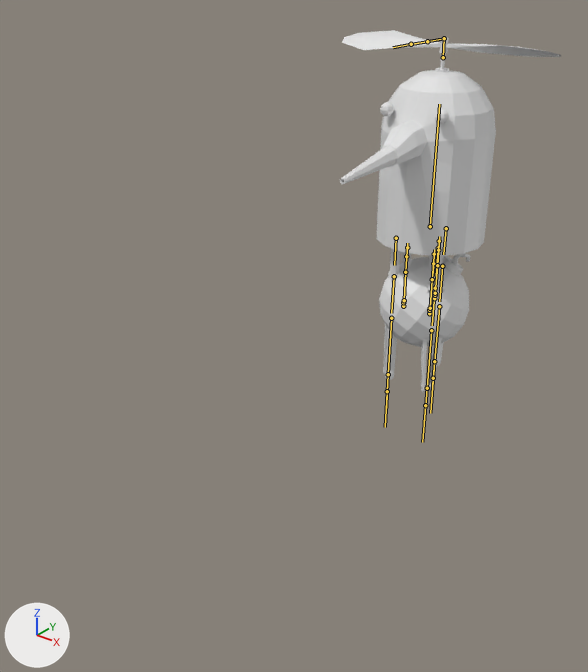
Two versions of the FBX model Assets/Models/Robots/Flying_Bomb_Robot.fbx, one commit apart.
Both versions are drawn from a 50 mm camera at (1.77, -3.23, 2.07) aimed at (0.01, -1.02, 0.7). The axes (+X, +Y, +Z) are drawn at lower left. The lights are the same throughout. The bones that bend it are drawn over the model as lines.
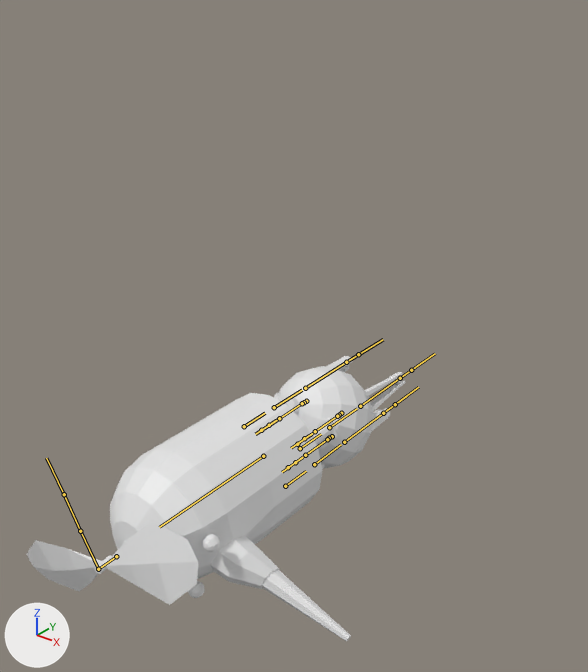
The newer file adds an action. The first version stands in its rest pose; the second is drawn at frame 41 of the action 'dead_fly'.

Boxes [x1, y1, x2, y2] around the edits, measured in the pictures (588 x 672 px):
'Sphere.001', posed (71% wider, 21% shorter): before [340, 30, 561, 392]; after [27, 356, 406, 642]
bone 'Body', root to tip: before (430, 226) to (439, 104); after (263, 456) to (159, 527)
bone 'propeller', root to tip: before (443, 57) to (444, 38); after (116, 556) to (98, 569)
bone 'L_Down_kernel', root to tip: before (429, 313) to (429, 310); after (341, 413) to (339, 414)
bone 'R_Down_kernel', root to tip: before (403, 306) to (403, 303); after (332, 436) to (330, 438)
bone 'B_D_kernel', root to tip: before (434, 298) to (435, 296); after (306, 401) to (304, 402)

The edits, one by one:
Bone 'Body' (bone_body) moves from (0.0, 0.0, 0.0) to (4.8, -2.54, 0.0).
Bone 'Body' (bone_body) turns from (0, 0, 0) to (0, 71, -90) degrees about its own x, y and z.
Bone 'propeller' (bone_propeller) turns from (0, 0, 0) to (0, 139, 0) degrees about its own x, y and z.
Bone 'L_Down_kernel' (bone_l_down_kernel) is rescaled from (1.0, 1.0, 1.0) to (0.97, 1.05, 0.97).
Bone 'R_Down_kernel' (bone_r_down_kernel) is rescaled from (1.0, 1.0, 1.0) to (0.97, 1.05, 0.97).
Bone 'B_D_kernel' (bone_b_d_kernel) is rescaled from (1.0, 1.0, 1.0) to (0.97, 1.05, 0.97).
